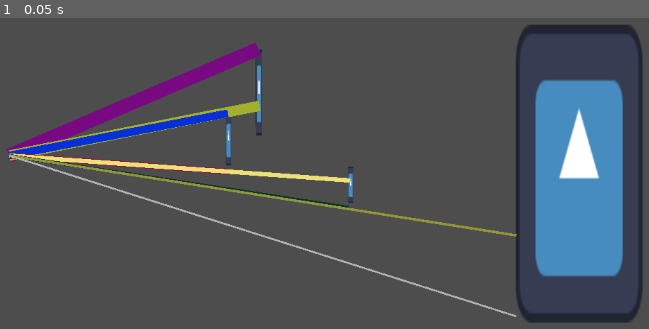
Above: before the commit, frame 1.
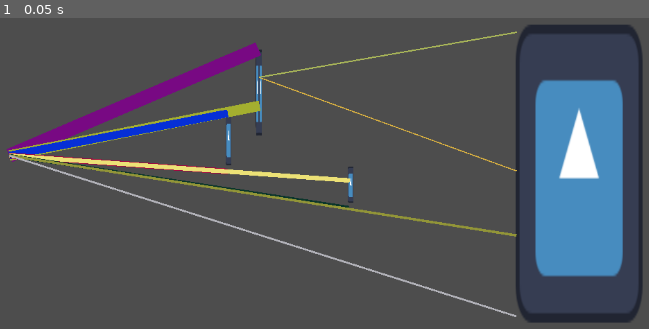
Above: after the commit, the same moment.

Repository: pancholope321/Wave-Mage
Game: Godot game, scene res://Scenes/fightScene.tscn
Same seed, same stepped clock (60 frames per second), same inputs: the game is played once before the commit and once after it. The project has no main scene, so this scene is started directly. The engine's default icon, where the game draws it, is replaced by a stand-in: a white triangle on a blue panel in a dark square.
Inputs:
- Up to frame 1 (0.05 s): no input

The runs differ from the first frame. In frame 1, 0.6% of the frame differs, in the area x 39-80%, y 4-50%.

Commit message:
duplicate power functional and damage counting

Diff:
--- a/Scenes/fightScene.tscn
+++ b/Scenes/fightScene.tscn
@@ -19,15 +19,20 @@
 [node name="waveEnd2" type="Node2D" parent="."]
 position = Vector2(929, 559)
 
-[node name="wallPoint1" type="Node2D" parent="."]
+[node name="duplicatePoint1" type="Node2D" parent="."]
 position = Vector2(557, 173)
 
-[node name="Sprite2D" type="Sprite2D" parent="wallPoint1"]
-position = Vector2(1, 63)
-scale = Vector2(0.0703125, 0.96875)
+[node name="Sprite2D" type="Sprite2D" parent="duplicatePoint1"]
+position = Vector2(-1.25, 63)
+scale = Vector2(0.0351563, 0.96875)
 texture = ExtResource("1_d1vt0")
 
-[node name="wallPoint2" type="Node2D" parent="."]
+[node name="Sprite2D2" type="Sprite2D" parent="duplicatePoint1"]
+position = Vector2(3.25, 63)
+scale = Vector2(0.0351563, 0.96875)
+texture = ExtResource("1_d1vt0")
+
+[node name="duplicatePoint2" type="Node2D" parent="."]
 position = Vector2(560, 301)
 
 [node name="wallPoint3" type="Node2D" parent="."]
@@ -57,8 +62,8 @@
 wave_start = NodePath("../waveStart")
 wave_end1 = NodePath("../waveEnd1")
 wave_end2 = NodePath("../waveEnd2")
-wall_point_1 = NodePath("../wallPoint1")
-wall_point_2 = NodePath("../wallPoint2")
+wall_point_1 = NodePath("../duplicatePoint1")
+wall_point_2 = NodePath("../duplicatePoint2")
 wall_point_3 = NodePath("../wallPoint3")
 wall_point_4 = NodePath("../wallPoint4")
 wall_point_5 = NodePath("../wallPoint5")
--- a/Scripts/Game/wave_controller.gd
+++ b/Scripts/Game/wave_controller.gd
@@ -18,7 +18,7 @@
 	attack(1)
 
 # when attack is pressed the wave is propagating
-func attack(damage):
+func attack(damage,start_position=wave_start.position):
 	# this are the structures that are placed on the canvas (example)
 	# the powerName is the actual function name, so wall calls func wall
 	var listOfPowers=[{"id":1,"powerName": "duplicatePower",
@@ -50,6 +50,7 @@
 			var angle_degrees = rad_to_deg(angle)
 			var distance = start_wave_position.distance_to(structure[pos])
 			var dictOrder = {
+				"start_position":start_position,
 				"position":structure[pos],
 				"angle": angle,
 				"angle_degrees": angle_degrees,
@@ -63,27 +64,15 @@
 
 	order.sort_custom(sort_by_angle_then_distance)
 	var firstBeam=paint_ordered_walls(order)
-	var totalDamage=0
-
-
-	for i in range(firstBeam.size() / 2):
-		var filepath = power_file_relation[firstBeam[i*2].powerName]
-		var functionName = firstBeam[i*2].powerName
-
-		if not script_instances.has(filepath):
-			var script = load(filepath)
-			if script:
-				script_instances[filepath] = script.new()
-			else:
-				print("Failed to load script: ", filepath)
-				continue
-
-		totalDamage += script_instances[filepath].call(functionName, firstBeam[i*2], firstBeam[i*2+1])
-	print("totalDamage: ",totalDamage)
+	var totalDamage=processDamage(firstBeam)
+
+	print("final totalDamange: ",totalDamage)
+
 # with this function we visualize the borders of the waves
 func paint_ordered_walls(order):
 	var currentStructures=[]
 	var activePower={"distance"=99999999}
+	var currentLines=[]
 	for element in order:
 		if element["currentPos"]=="startPos":
 			currentStructures.append(element)
@@ -97,15 +86,19 @@
 					var newElementPosition=nepos2+(nepos1-nepos2)*(neposang2-element["angle"])/(neposang2-neposang1)
 					var newdict=activePower.duplicate()
 					newdict.position=newElementPosition
+					newdict.currentPos="endPos"
 					linesDrawn.append(newdict)
+					currentLines.append(newdict)
 				activePower=element
 				linesDrawn.append(element)
+				currentLines.append(element)
 			else:
 				continue
 		elif element["currentPos"]=="endPos":
 			currentStructures = currentStructures.filter(func(x): return x.id != element.id)
-			if activePower.powerName==element.powerName:
+			if activePower.id==element.id:
 				linesDrawn.append(element)
+				currentLines.append(element)
 				if currentStructures.size()>0:
 					currentStructures.sort_custom(sort_by_distance)
 					activePower=currentStructures[0]
@@ -118,23 +111,40 @@
 					var newdict=activePower.duplicate()
 					newdict.position=newElementPosition
 					linesDrawn.append(newdict)
+					currentLines.append(newdict)
 				else:
 					activePower={"distance"=99999999}
-	return linesDrawn
-
-
-
+	return currentLines
 
 var linesDrawn=[]
 func _draw():
-	var start_position = wave_start.global_position
 	var size=20.0
 	for line in linesDrawn:
+		var start_position =line.start_position
 		var end_position = line.position
 		var random_color = Color(randf(), randf(), randf())
 
 		draw_line(start_position, end_position, random_color, size)
 		size*=0.75
+
+
+func processDamage(firstBeam):
+	var totalDamage=0
+	for i in range(firstBeam.size() / 2):
+		var filepath = power_file_relation[firstBeam[i*2].powerName]
+		var functionName = firstBeam[i*2].powerName
+
+		if not script_instances.has(filepath):
+			var script = load(filepath)
+			if script:
+				script_instances[filepath] = script.new()
+			else:
+				print("Failed to load script: ", filepath)
+				continue
+
+		totalDamage += script_instances[filepath].call(functionName, self, firstBeam[i*2], firstBeam[i*2+1])
+	return totalDamage
+
 
 
 func sort_by_angle_then_distance(a, b):
@@ -151,6 +161,182 @@
 		return a.angle < b.angle
 
 
+func get_structures_in_angle(start_wave_position, angle_struct, damage):
+	var min_angle = deg_to_rad(-angle_struct)  # negative angle
+	var max_angle = deg_to_rad(angle_struct)   # positive angle
+	var order = []
+
+	for structure in Structures:
+		var valid_points = []
+
+		var line_start = structure["startPos"]
+		var line_end = structure["endPos"]
+
+		# Check if the entire structure is completely outside the angle range
+		var vector_to_start = line_start - start_wave_position
+		var vector_to_end = line_end - start_wave_position
+		var start_angle = vector_to_start.angle()
+		var end_angle = vector_to_end.angle()
+
+		# Normalize angles to handle wrap-around (important!)
+		start_angle = normalize_angle(start_angle)
+		end_angle = normalize_angle(end_angle)
+
+		# Check if structure is completely outside angle range
+		var both_outside_min = start_angle < min_angle and end_angle < min_angle
+		var both_outside_max = start_angle > max_angle and end_angle > max_angle
+
+		if both_outside_min or both_outside_max:
+			continue  # Skip this structure entirely
+
+		# Find intersection points with angle boundaries
+		var intersections = []
+
+		# Test intersection with min angle boundary
+		var min_boundary_dir = Vector2(cos(min_angle), sin(min_angle))
+		var min_intersect = line_intersection(start_wave_position, start_wave_position + min_boundary_dir * 10000, line_start, line_end)
+		if min_intersect and point_on_line_segment(min_intersect, line_start, line_end):
+			intersections.append({"point": min_intersect, "boundary": "min"})
+
+		# Test intersection with max angle boundary
+		var max_boundary_dir = Vector2(cos(max_angle), sin(max_angle))
+		var max_intersect = line_intersection(start_wave_position, start_wave_position + max_boundary_dir * 10000, line_start, line_end)
+		if max_intersect and point_on_line_segment(max_intersect, line_start, line_end):
+			intersections.append({"point": max_intersect, "boundary": "max"})
+
+		# Check original points that are within the angle range
+		if is_angle_in_range(start_angle, min_angle, max_angle):
+			valid_points.append({
+				"position": line_start,
+				"currentPos": "startPos",
+				"is_original": true,
+				"distance_from_start": 0.0  # This is the actual start point
+			})
+
+		if is_angle_in_range(end_angle, min_angle, max_angle):
+			valid_points.append({
+				"position": line_end,
+				"currentPos": "endPos",
+				"is_original": true,
+				"distance_from_start": line_start.distance_to(line_end)  # This is the actual end point
+			})
+
+		# Add intersection points as clipped versions
+		for intersection in intersections:
+			var intersect_point = intersection["point"]
+			var dist_from_start = line_start.distance_to(intersect_point)
+			var dist_from_end = line_end.distance_to(intersect_point)
+
+			# Determine which position this intersection replaces
+			var current_pos = "startPos"
+			if dist_from_start > dist_from_end:
+				current_pos = "endPos"
+			else:
+				current_pos = "startPos"
+
+			valid_points.append({
+				"position": intersect_point,
+				"currentPos": current_pos,
+				"is_original": false,
+				"is_clipped": true,
+				"boundary": intersection["boundary"],
+				"distance_from_start": dist_from_start
+			})
+
+		# Remove duplicate points (when original point is exactly on boundary)
+		remove_duplicate_points(valid_points)
+
+		# Sort points by distance from line_start to maintain segment order
+		valid_points.sort_custom(func(a, b):
+			return a.get("distance_from_start", line_start.distance_to(a["position"])) < b.get("distance_from_start", line_start.distance_to(b["position"]))
+		)
+
+		# Ensure we have exactly 2 points for a valid segment
+		if valid_points.size() >= 2:
+			# Take only the first and last points to define the clipped segment
+			var clipped_segment = [valid_points[0], valid_points[valid_points.size() - 1]]
+
+			# FIX: Ensure we have one startPos and one endPos
+			# The point closer to the original start should be startPos, the other should be endPos
+			if clipped_segment.size() == 2:
+				var dist1 = line_start.distance_to(clipped_segment[0]["position"])
+				var dist2 = line_start.distance_to(clipped_segment[1]["position"])
+
+				# The point closer to the original start becomes startPos
+				if dist1 <= dist2:
+					clipped_segment[0]["currentPos"] = "startPos"
+					clipped_segment[1]["currentPos"] = "endPos"
+				else:
+					clipped_segment[0]["currentPos"] = "endPos"
+					clipped_segment[1]["currentPos"] = "startPos"
+
+			for point_data in clipped_segment:
+				var vector_to_point = point_data["position"] - start_wave_position
+				var angle = normalize_angle(vector_to_point.angle())
+				var angle_degrees = rad_to_deg(angle)
+				var distance = start_wave_position.distance_to(point_data["position"])
+
+				var dictOrder = {
+					"start_position": start_wave_position,
+					"position": point_data["position"],
+					"angle": angle,
+					"angle_degrees": angle_degrees,
+					"distance": distance,
+					"powerName": structure.get("powerName", "unknown"),
+					"currentPos": point_data["currentPos"],  # This should now be correct
+					"id": structure["id"],
+					"damage": damage
+				}
+
+				if point_data.get("is_clipped", false):
+					dictOrder["is_clipped"] = true
+
+				order.append(dictOrder)
+
+	return order
+
+# Keep all your helper functions the same...
+func normalize_angle(angle):
+	while angle > PI:
+		angle -= 2 * PI
+	while angle < -PI:
+		angle += 2 * PI
+	return angle
+
+func is_angle_in_range(angle, min_angle, max_angle):
+	angle = normalize_angle(angle)
+	return angle >= min_angle and angle <= max_angle
+
+func point_on_line_segment(point, line_start, line_end):
+	var segment_length = line_start.distance_to(line_end)
+	var dist_to_start = point.distance_to(line_start)
+	var dist_to_end = point.distance_to(line_end)
+	return abs(dist_to_start + dist_to_end - segment_length) < 0.1
+
+func remove_duplicate_points(points_array):
+	var i = 0
+	while i < points_array.size():
+		var j = i + 1
+		while j < points_array.size():
+			if points_array[i]["position"].distance_to(points_array[j]["position"]) < 0.1:
+				points_array.remove_at(j)
+			else:
+				j += 1
+		i += 1
+
+func line_intersection(p1, p2, p3, p4):
+	var den = (p1.x - p2.x) * (p3.y - p4.y) - (p1.y - p2.y) * (p3.x - p4.x)
+
+	if abs(den) < 0.0001:
+		return null
+
+	var t = ((p1.x - p3.x) * (p3.y - p4.y) - (p1.y - p3.y) * (p3.x - p4.x)) / den
+	var u = -((p1.x - p2.x) * (p1.y - p3.y) - (p1.y - p2.y) * (p1.x - p3.x)) / den
+
+	if t >= 0 and t <= 1 and u >= 0 and u <= 1:
+		return Vector2(p1.x + t * (p2.x - p1.x), p1.y + t * (p2.y - p1.y))
+
+	return null
 
 
 
--- a/Scripts/Powers/duplicatePower.gd
+++ b/Scripts/Powers/duplicatePower.gd
@@ -1,8 +1,17 @@
 extends Node
 
 # here we need to apply the duplicate wave function, logic comes next
-func duplicatePower(start,end):
+func duplicatePower(container,start,end):
 	print("duplicate")
 	print("start: ",start)
 	print("end: ",end)
-	return 0
+	var start_wave_position=(start.position + end.position)/2.0
+	var angle=20
+	var damage=(start.damage+end.damage)/2.0
+	var order=container.get_structures_in_angle(start_wave_position,angle,damage)
+
+	var beam= await container.paint_ordered_walls(order)
+
+	var total_damage=await container.processDamage(beam)
+	#return total_damage
+	return total_damage
--- a/Scripts/Powers/enemy.gd
+++ b/Scripts/Powers/enemy.gd
@@ -1,7 +1,7 @@
 extends Node
 
 #apply damage to the enemy is surface area times damage
-func enemy(start,end):
+func enemy(container,start,end):
 	print("enemy")
 	print("start: ",start)
 	print("end: ",end)
--- a/Scripts/Powers/wall.gd
+++ b/Scripts/Powers/wall.gd
@@ -1,7 +1,7 @@
 extends Node
 
 # nothing function
-func wall(start,end):
+func wall(container,start,end):
 	print("wall")
 	print("start: ",start)
 	print("end: ",end)
